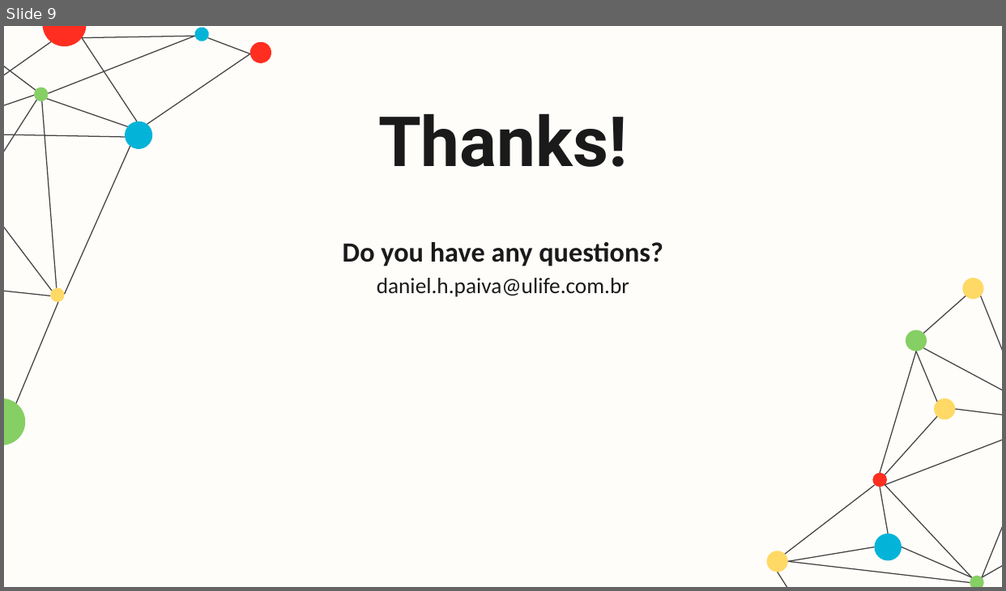
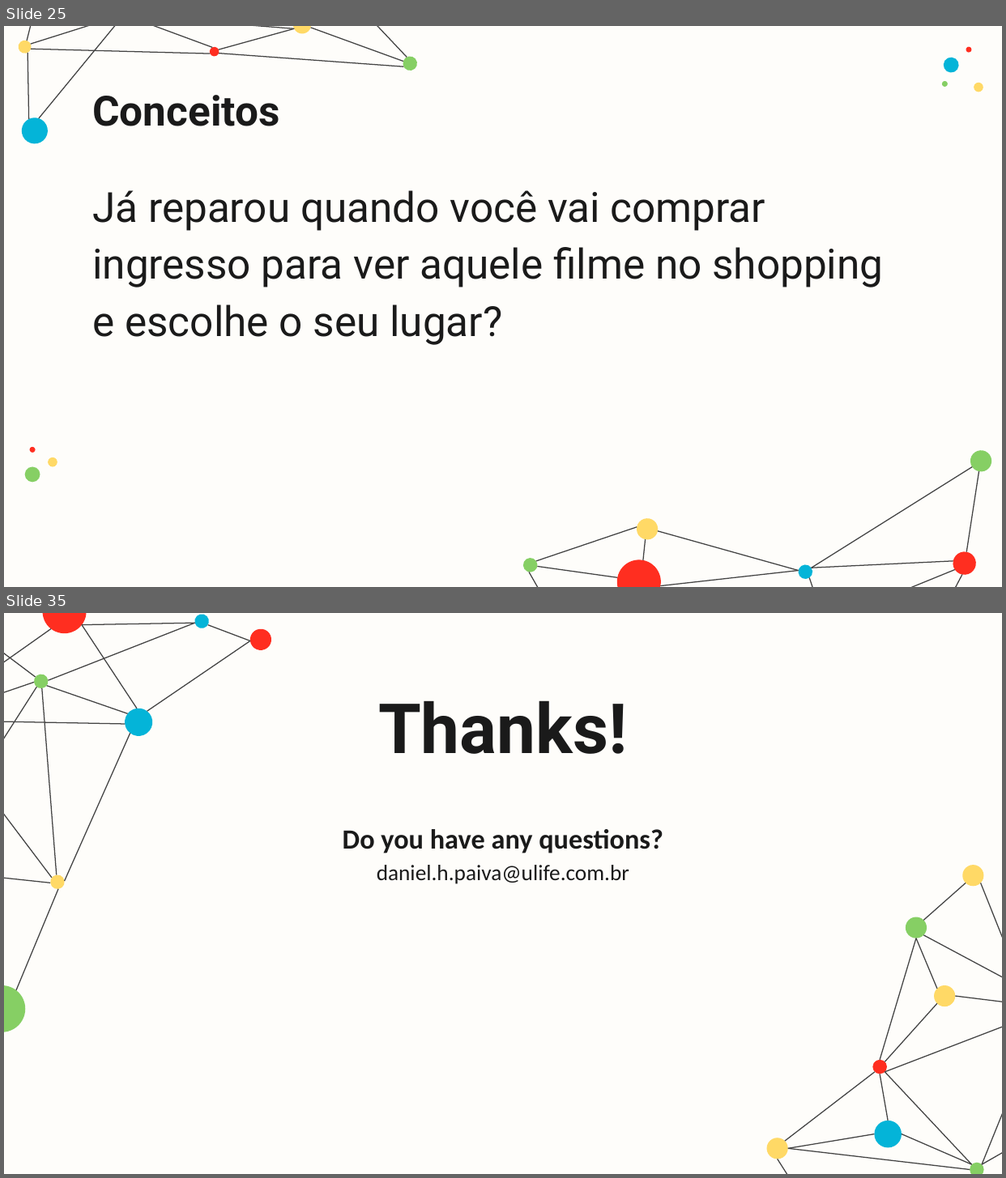
Before and after one commit to danhpaiva/una-teach-mca-202602, a slide deck: slide/teorica/05/05.mc.pptx. Shown one above the other, each under a label of ours: slide 9 before the commit, slides 25 and 35 after it; the slides between them are not shown. The pictures are 1006x591 and 1006x1178 pixels, drawn with LibreOffice and Linux fonts; fonts in the diff are those of the drawing. Boxes give left, top, right and bottom in pixels: in the first picture for what was removed or moved away, otherwise in the second. Text is boxed around its words. In the diff, an @@ line names an element or a change of style, - is before the commit and + after.

```diff
--- a/slide/teorica/05/05.mc.pptx
+++ b/slide/teorica/05/05.mc.pptx
@@ slide 25 added at <box>4,26,1002,587</box>, background #FEFDFA @@
@@ title added at <box>92,95,279,126</box>, 30 pt, text #1A1A1A, bold @@
+Conceitos
@@ group added at <box>25,47,983,482</box>: 7 ellipses @@
@@ subtitle added at <box>92,190,883,345</box>, 30 pt, text #1A1A1A @@
+Já reparou quando você vai comprar ingresso para ver aquele filme no shopping e escolhe o seu lugar?
@@ group added at <box>16,26,995,587</box>: 23 lines, 11 ellipses @@
@@ what was slide 9 is now slide 35 @@
```
Also in this commit, not shown: 2 slides changed, 30 other slides added, 5 slides removed, 1 other file.
